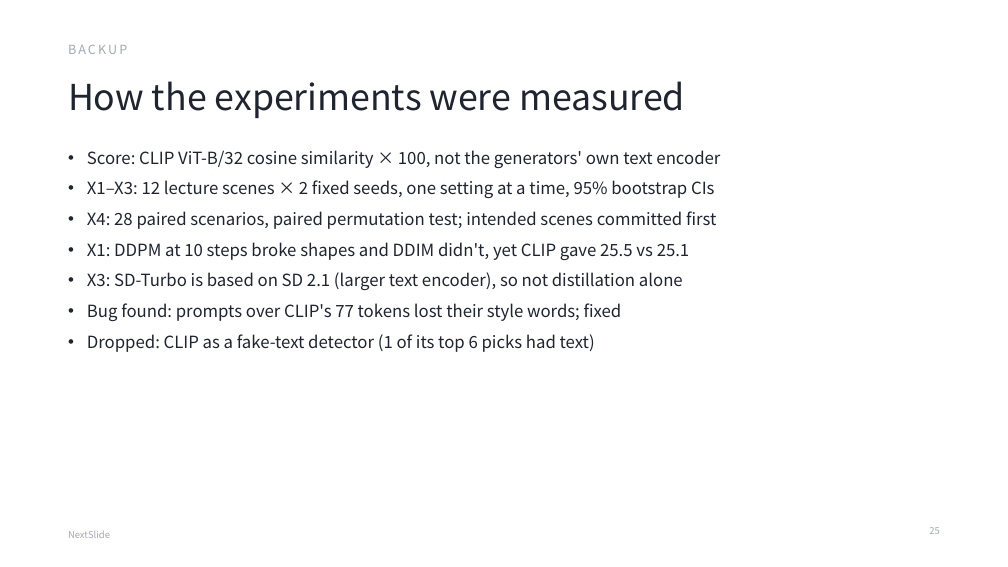
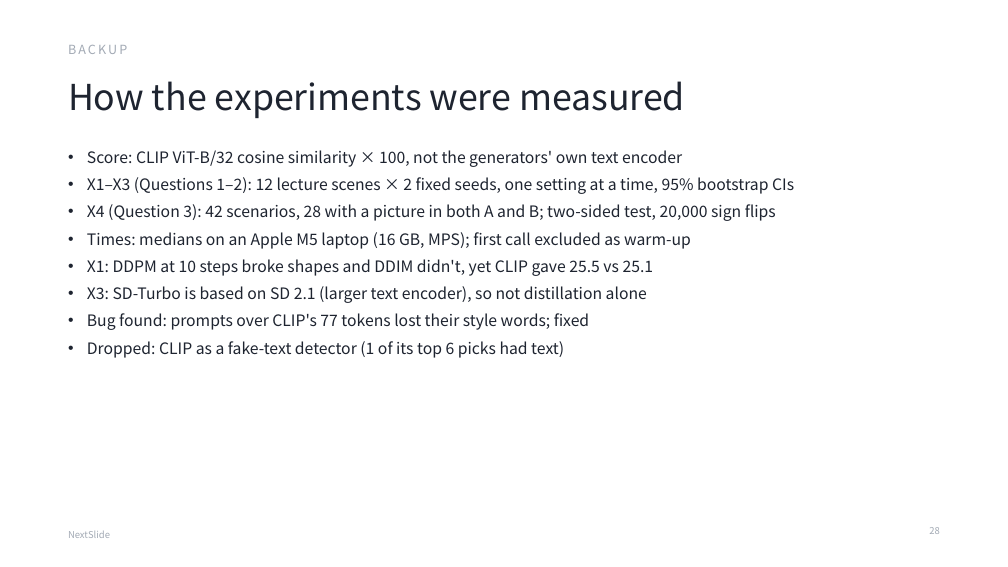
Before and after one commit to nunu0404/GenAI-proj-2026, a slide deck: slide 28 of docs/presentation/NextSlide_final.pptx (slide 25 before the commit). Drawn at 1008x567 pixels with LibreOffice and Linux fonts; fonts in the diff are those of the drawing. Boxes give left, top, right and bottom in pixels: in the first picture for what was removed or moved away, otherwise in the second. Text is boxed around its words. In the diff, an @@ line names an element or a change of style, - is before the commit and + after.

```diff
--- a/docs/presentation/NextSlide_final.pptx
+++ b/docs/presentation/NextSlide_final.pptx
@@ text at [87,177,794,249]: text changed; size 16 to 15 pt @@
-• X1–X3: 12 lecture scenes × 2 fixed seeds, one setting at a time, 95% bootstrap CIs
-• X4: 28 paired scenarios, paired permutation test; intended scenes committed first
+• X1–X3 (Questions 1–2): 12 lecture scenes × 2 fixed seeds, one setting at a time, 95% bootstrap CIs
+• X4 (Question 3): 42 scenarios, 28 with a picture in both A and B; two-sided test, 20,000 sign flips
+• Times: medians on an Apple M5 laptop (16 GB, MPS); first call excluded as warm-up
@@ text at [87,150,682,358]: size 16 to 15 pt in "Score: CLIP ViT-B/32 cosine similarity × 100, ...", "X1: DDPM at 10 steps broke shapes ...", "X3: SD-Turbo is based on SD 2.1 ...", "Bug found: prompts over CLIP's 77 tokens ..." and 1 more places; less space between paragraphs @@
```
Also in this commit, not shown: 6 other slides changed, 4 slides added, 1 slide removed, 35 other files.
